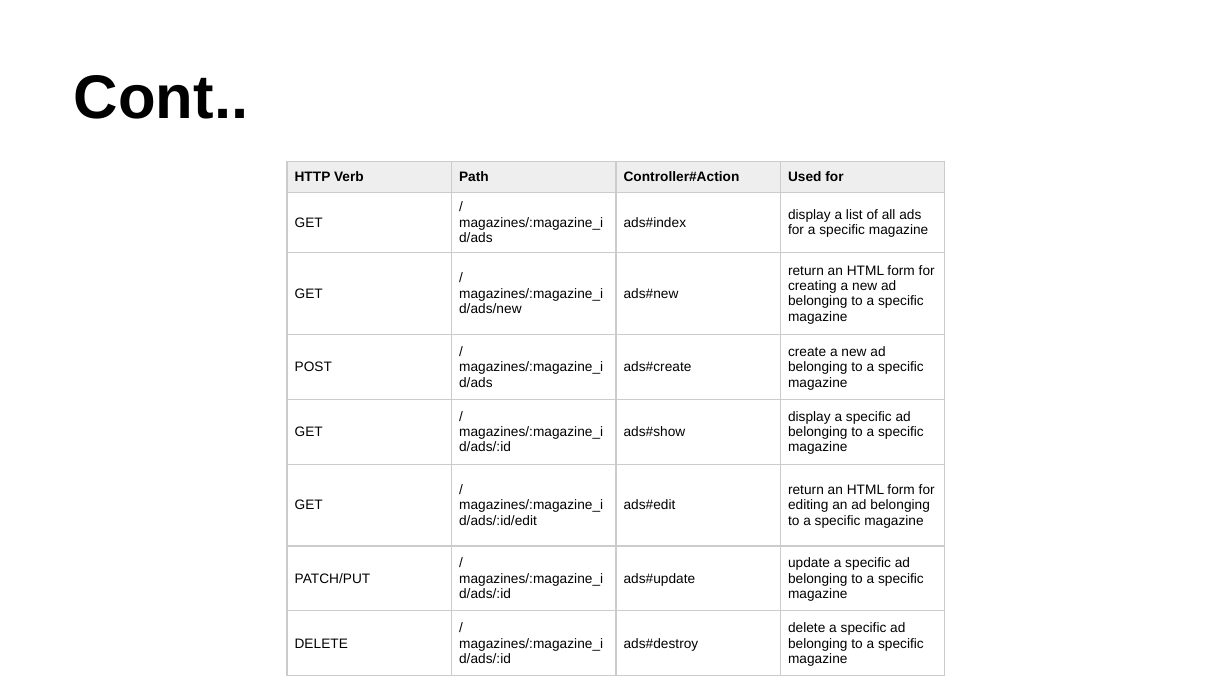
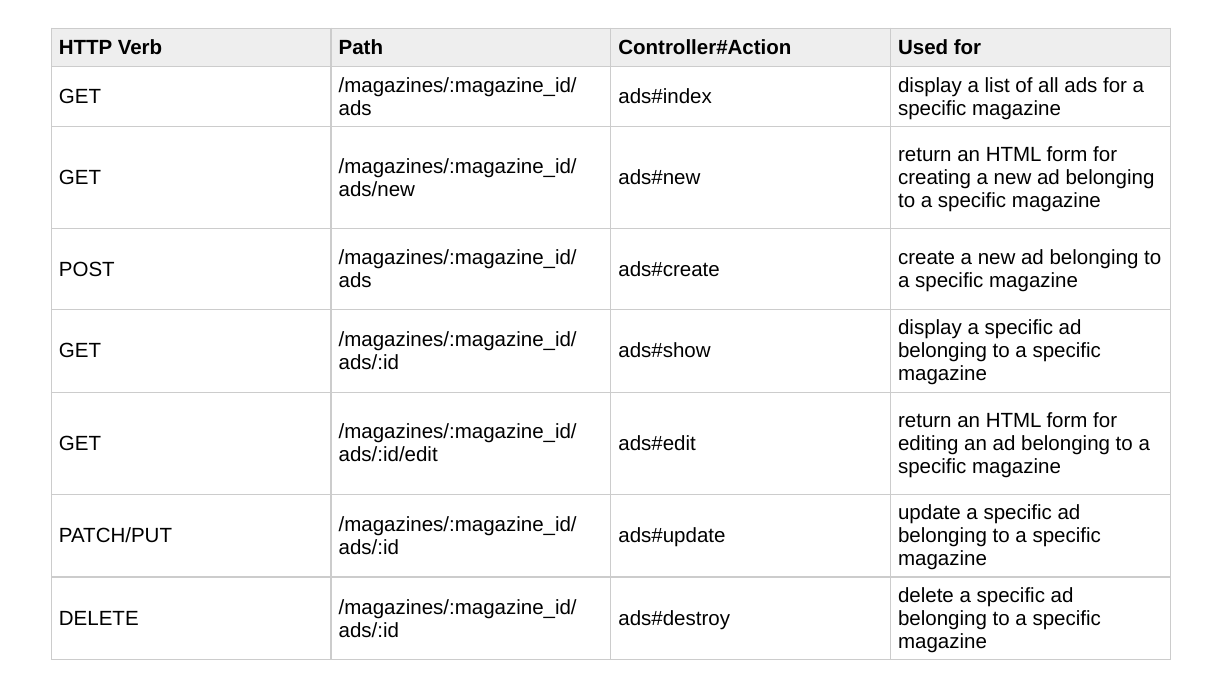
Before and after one commit to rubypool/rails-training-material, a slide deck: slide 26 of Ruby_On_Rails_Deck-Controller.pptx. Drawn at 1232x693 pixels with LibreOffice and Linux fonts; fonts in the diff are those of the drawing. Boxes give left, top, right and bottom in pixels: in the first picture for what was removed or moved away, otherwise in the second. Text is boxed around its words. In the diff, an @@ line names an element or a change of style, - is before the commit and + after.

```diff
--- a/Ruby_On_Rails_Deck-Controller.pptx
+++ b/Ruby_On_Rails_Deck-Controller.pptx
@@ table at bbox=[52, 28, 1170, 678] @@
@@ size 8 to 12 pt @@
@@ table: place and size @@
-table at bbox=[287, 161, 947, 670]
+table at bbox=[52, 28, 1170, 678]
@@ title removed at bbox=[74, 75, 248, 119] @@
-Cont..
```
Also in this commit, not shown: 3 other slides changed, 8 slides added, 4 slides removed.
